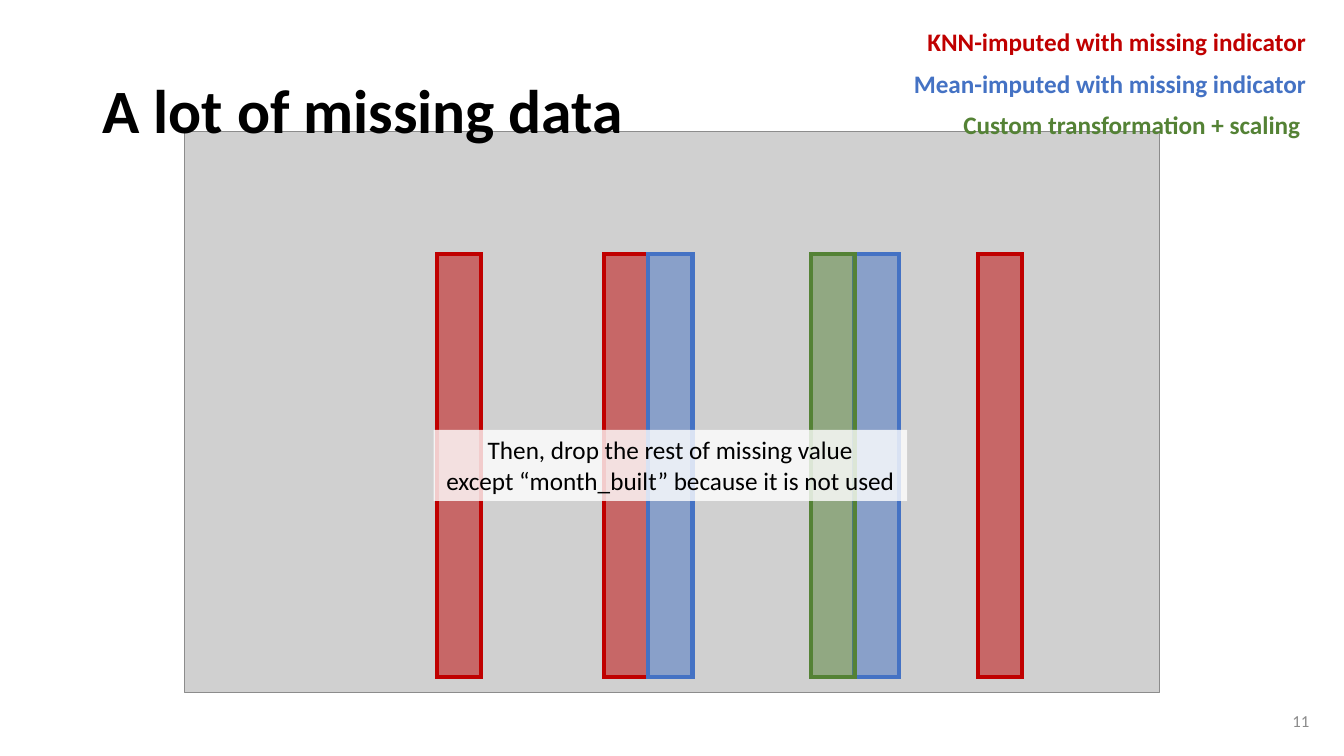
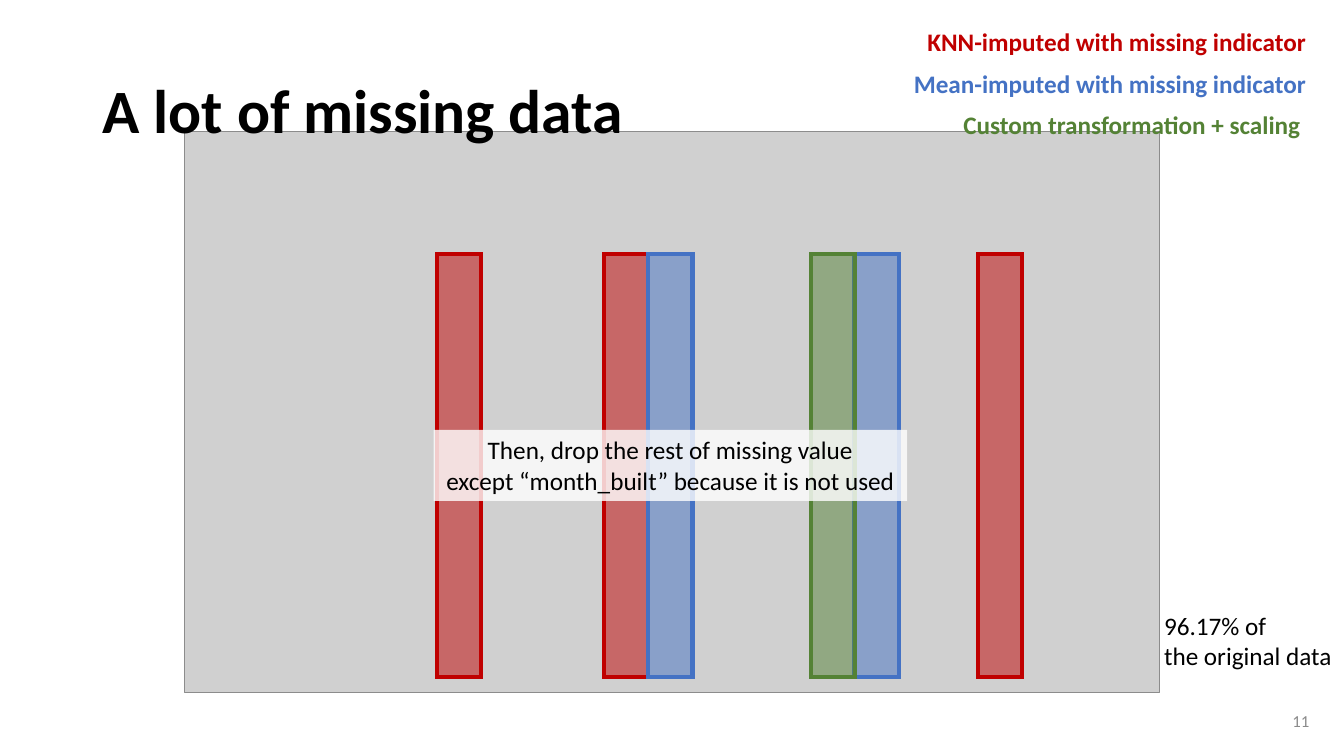
Before and after one commit to wtwwitt/project_2_bangkok_housing_price, a slide deck: slide 11 of presentation/Bangkok Housing Price Prediction for buyers and sellers.pptx. Drawn at 1344x756 pixels with LibreOffice and Linux fonts; fonts in the diff are those of the drawing; grey boxes stand for pictures. Boxes give left, top, right and bottom in pixels: in the first picture for what was removed or moved away, otherwise in the second. Text is boxed around its words. In the diff, an @@ line names an element or a change of style, - is before the commit and + after.

Commit message:
update final presentation and code

```diff
--- a/presentation/Bangkok Housing Price Prediction for buyers and sellers.pptx
+++ b/presentation/Bangkok Housing Price Prediction for buyers and sellers.pptx
@@ text added at (x1=1164, y1=617, x2=1331, y2=670), 18 pt, text #000000 @@
+96.17% of
+the original data
```
Also in this commit, not shown: 2 other slides changed, 1 slide added, 2 other files.
